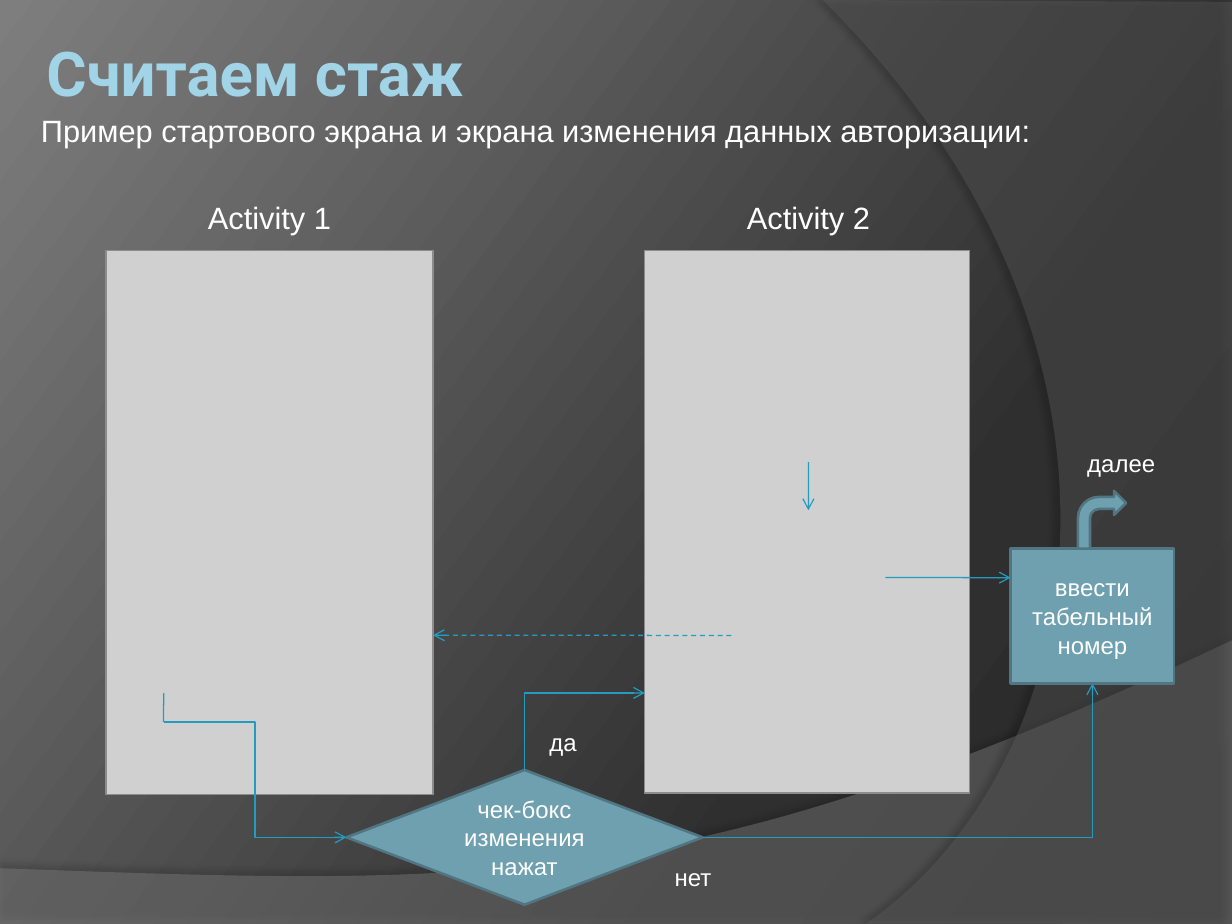
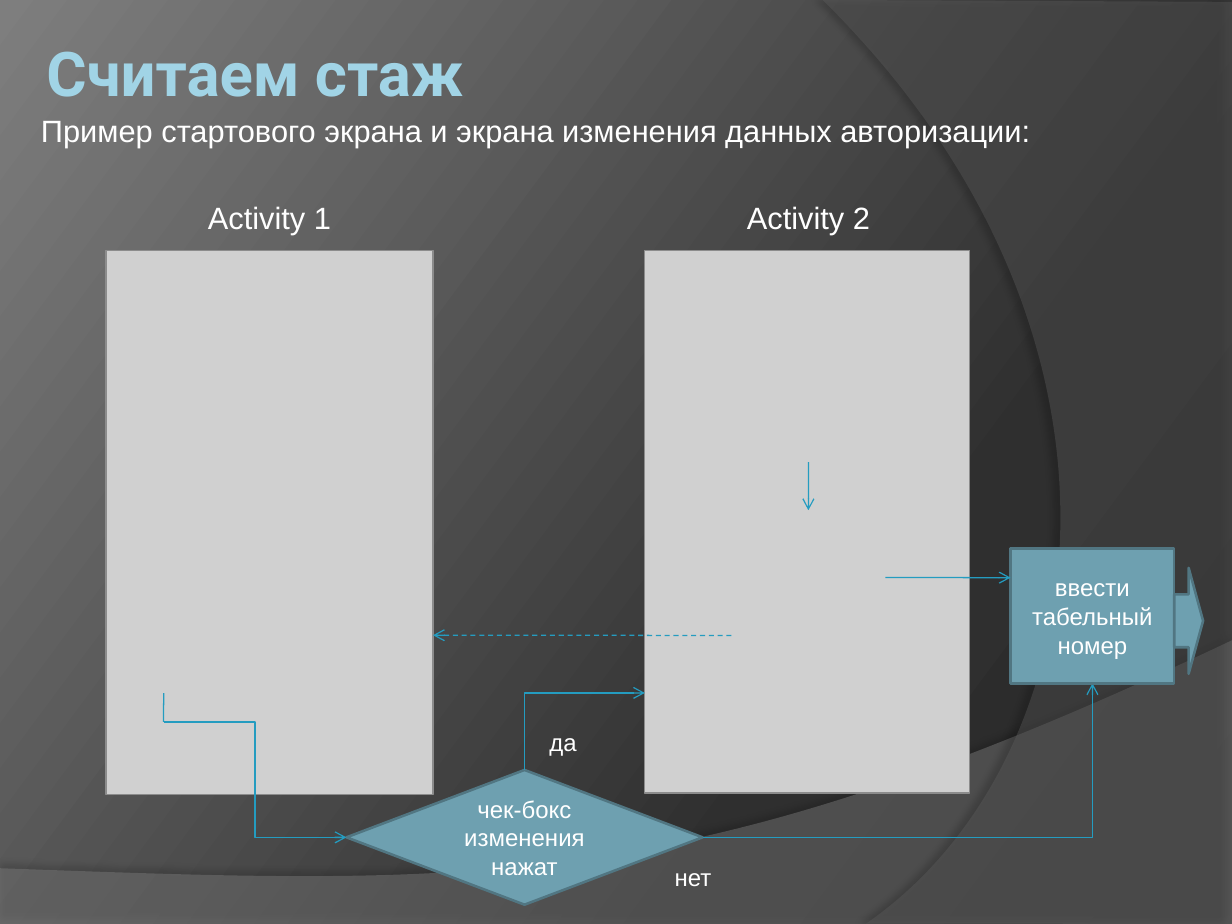
Before and after one commit to alexpt1637/MyAndroid, a slide deck: slide 7 of ПРОЕКТ/Сам Себе Кадровик - считаем стаж.pptx. Drawn at 1232x924 pixels with LibreOffice and Linux fonts; fonts in the diff are those of the drawing; grey boxes stand for pictures. Boxes give left, top, right and bottom in pixels: in the first picture for what was removed or moved away, otherwise in the second. Text is boxed around its words. In the diff, an @@ line names an element or a change of style, - is before the commit and + after.

```diff
--- a/ПРОЕКТ/Сам Себе Кадровик - считаем стаж.pptx
+++ b/ПРОЕКТ/Сам Себе Кадровик - считаем стаж.pptx
@@ text removed at (x1=1087, y1=459, x2=1155, y2=477) @@
-далее
@@ bent arrow removed at (x1=1078, y1=490, x2=1126, y2=548) @@
@@ right arrow added at (x1=1174, y1=568, x2=1202, y2=674), fill #6EA0B0, outline #517682 1.5 pt @@
```
Also in this commit, not shown: 33 other files.
